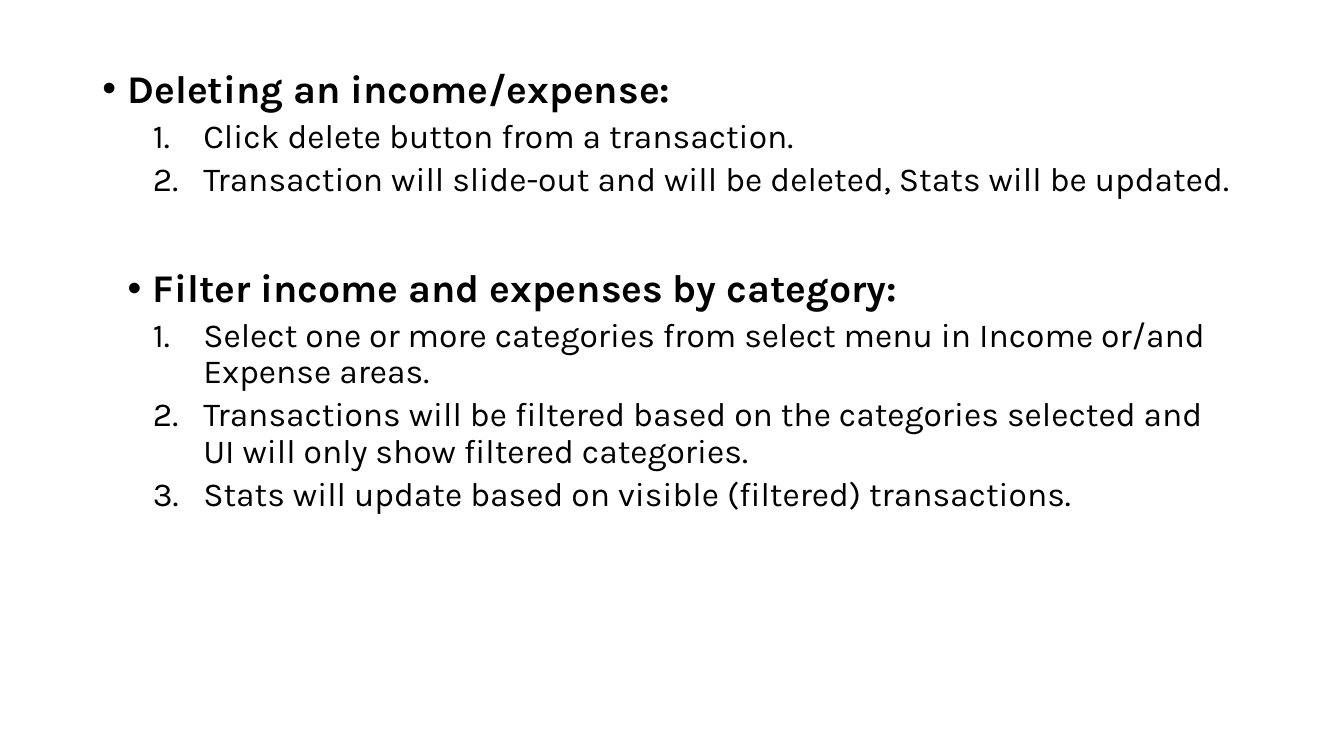
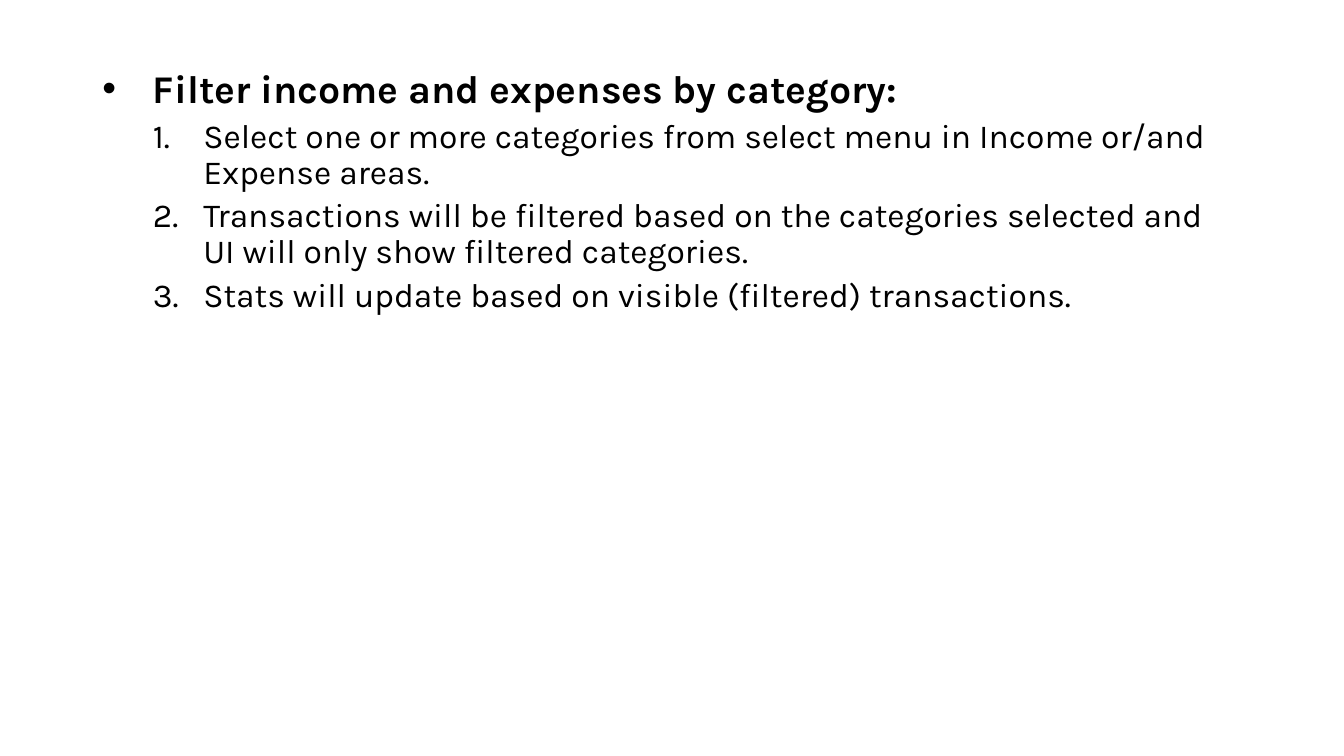
Before and after one commit to RamandeepChamba/expense-tracker-react, a slide deck: slide 30 of readme.pptx (slide 15 before the commit). Drawn at 1344x756 pixels with LibreOffice and Linux fonts; fonts in the diff are those of the drawing. Boxes give left, top, right and bottom in pixels: in the first picture for what was removed or moved away, otherwise in the second. Text is boxed around its words. In the diff, an @@ line names an element or a change of style, - is before the commit and + after.

```diff
--- a/readme.pptx
+++ b/readme.pptx
@@ text at (128,73,1229,199): paragraphs removed @@
-• Deleting an income/expense:
-  1. Click delete button from a transaction.
-  2. Transaction will slide-out and will be deleted, Stats will be updated.
@@ text at (153,75,897,113): indent changed @@
```
Also in this commit, not shown: 1 other slide changed, 17 slides added.
